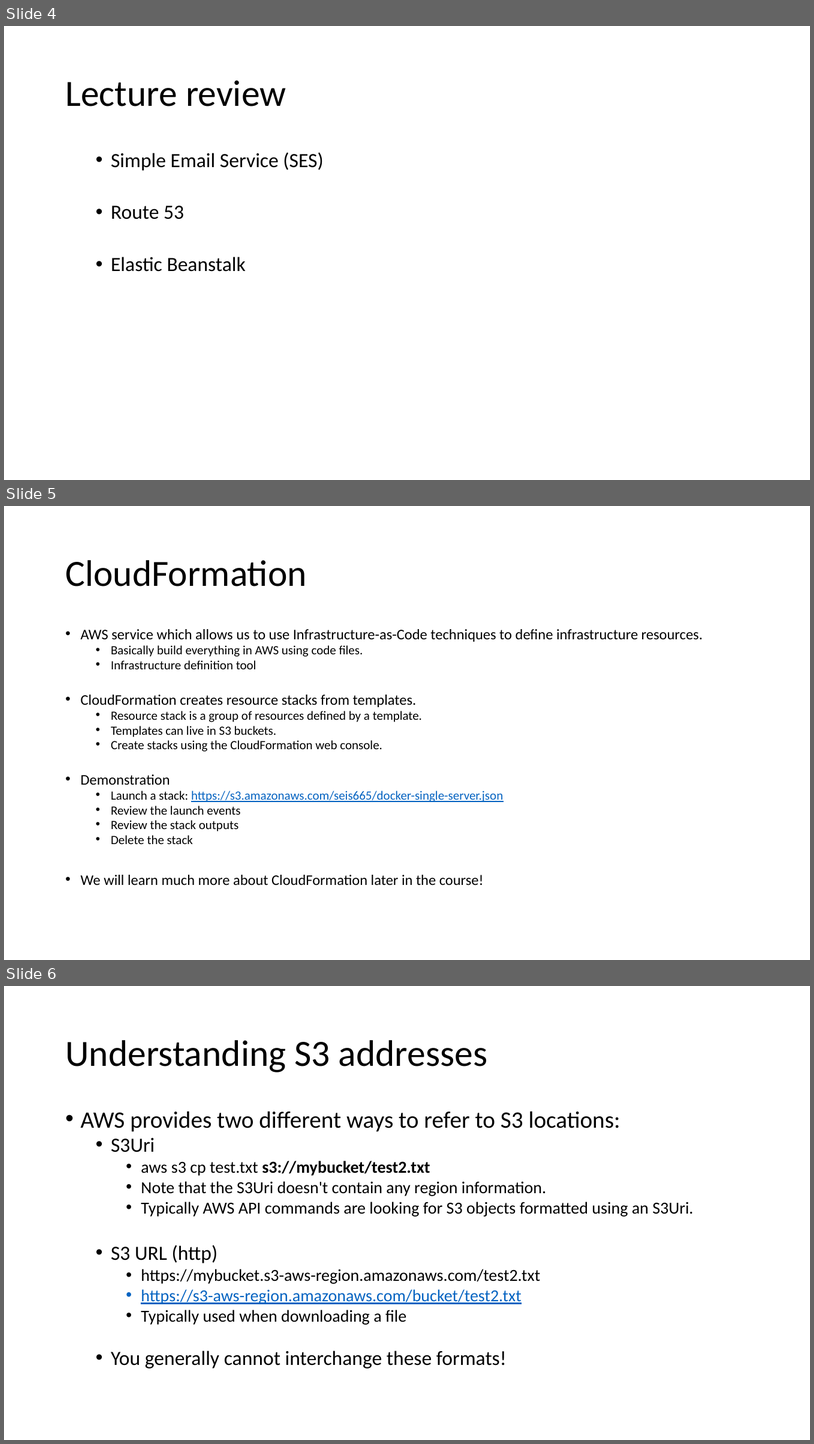
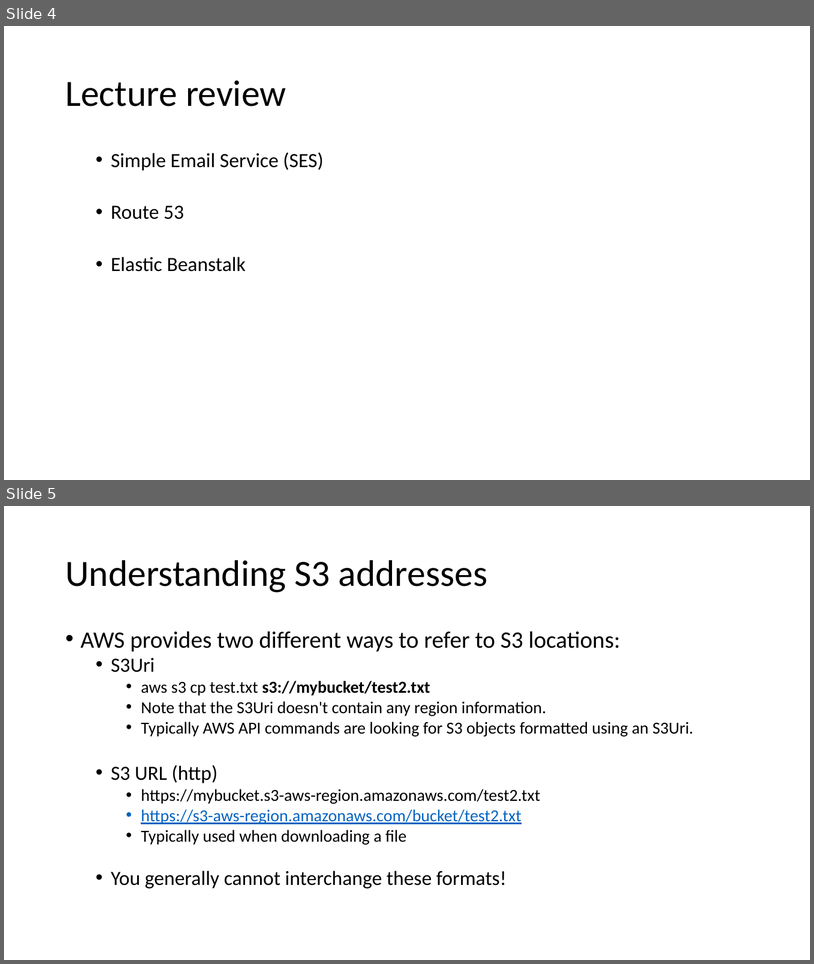
Before and after one commit to jasondbaker/infrastructure-class, a slide deck: review/lecture-review-week-5.pptx. Shown one above the other, each under a label of ours: slides 4, 5 and 6 before the commit, slides 4 and 5 after it. The pictures are 814x1444 and 814x964 pixels, drawn with LibreOffice and Linux fonts; fonts in the diff are those of the drawing. Boxes give left, top, right and bottom in pixels: in the first picture for what was removed or moved away, otherwise in the second. Text is boxed around its words. In the diff, an @@ line names an element or a change of style, - is before the commit and + after.

Commit message:
minor lecture review updates

```diff
--- a/review/lecture-review-week-5.pptx
+++ b/review/lecture-review-week-5.pptx
@@ slide 5 removed at [4,506,810,960], background #FFFFFF @@
@@ title removed at [65,560,307,586] @@
-CloudFormation
@@ text removed at [81,629,703,885] @@
-• AWS service which allows us to use Infrastructure-as-Code techniques to define infrastructure resources.
-  • Basically build everything in AWS using code files.
-  • Infrastructure definition tool
-• CloudFormation creates resource stacks from templates.
-  • Resource stack is a group of resources defined by a template.
-  • Templates can live in S3 buckets.
-  • Create stacks using the CloudFormation web console.
-• Demonstration
-  • Launch a stack: https://s3.amazonaws.com/seis665/docker-single-server.json
-  • Review the launch events
-  • Review the stack outputs
-  • Delete the stack
-• We will learn much more about CloudFormation later in the course!
@@ what was slide 6 is now slide 5 @@
```
Also in this commit, not shown: 2 slides changed.
